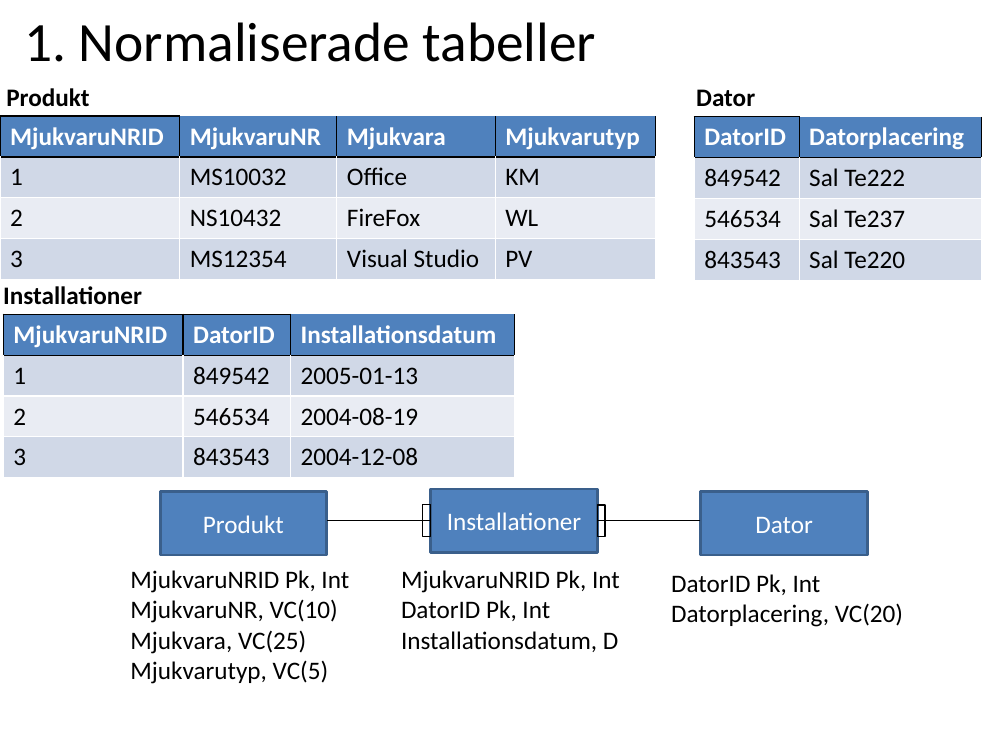
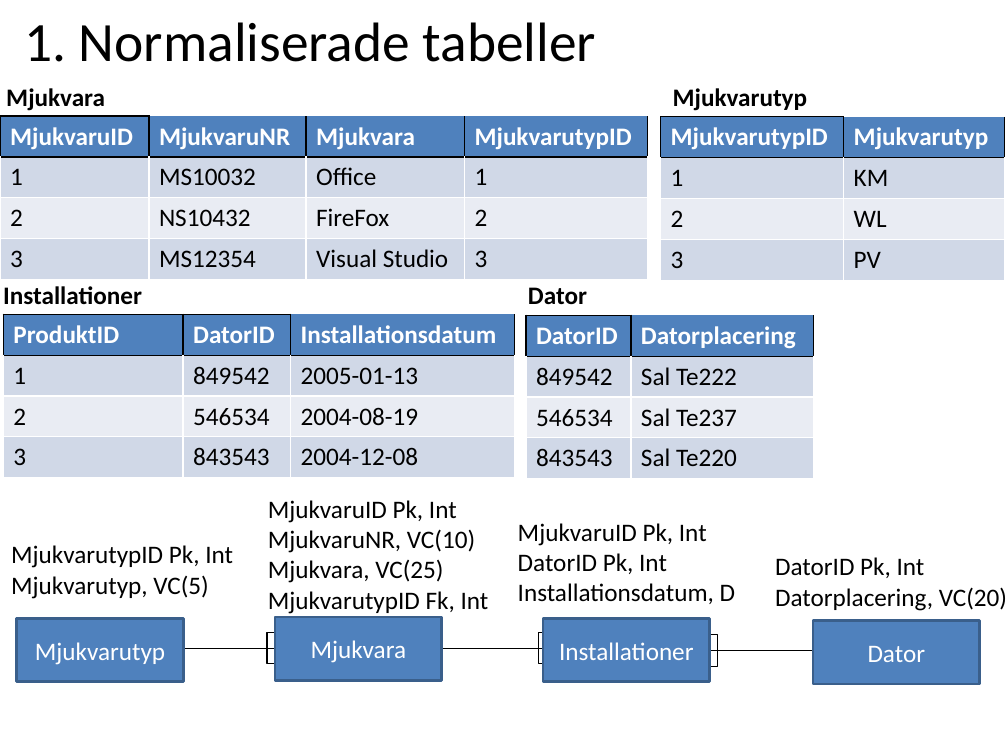
Before and after one commit to ed222an/Databasteknik, a slide deck: slide 3 of Labb 2/Laboration2.pptx. Drawn at 1008x756 pixels with LibreOffice and Linux fonts; fonts in the diff are those of the drawing. Boxes give left, top, right and bottom in pixels: in the first picture for what was removed or moved away, otherwise in the second. Text is boxed around its words. In the diff, an @@ line names an element or a change of style, - is before the commit and + after.

```diff
--- a/Labb 2/Laboration2.pptx
+++ b/Labb 2/Laboration2.pptx
@@ text at box(6, 88, 105, 111): text changed @@
-Produkt
+Mjukvara
@@ text added at box(673, 88, 808, 111), 18 pt, text #000000, bold @@
+Mjukvarutyp
@@ table at box(0, 116, 648, 279) @@
-row 1, column 1: MjukvaruNRID
+row 1, column 1: MjukvaruID
-row 1, column 4: Mjukvarutyp
+row 1, column 4: MjukvarutypID
-row 2, column 4: KM
+row 2, column 4: 1
-row 3, column 4: WL
+row 3, column 4: 2
-row 4, column 4: PV
+row 4, column 4: 3
@@ table: place and size @@
-table at box(0, 116, 655, 279)
+table at box(0, 116, 648, 279)
@@ table added at box(660, 117, 1004, 280), 4 rows, 2 columns @@
+MjukvarutypID | Mjukvarutyp
+1 | KM
+2 | WL
+3 | PV
@@ text "Dator": place and size @@
-text "Dator" at box(696, 89, 755, 107)
+text "Dator" at box(528, 287, 587, 305)
@@ table at box(3, 314, 514, 478) @@
-row 1, column 1: MjukvaruNRID
+row 1, column 1: ProduktID
@@ table: place and size @@
-table at box(695, 117, 982, 280)
+table at box(526, 316, 813, 479)
@@ rectangle removed at box(160, 492, 327, 555) @@
-Produkt
@@ text "MjukvaruID Pk, Int": place and size @@
-text "MjukvaruID Pk, Int" at box(130, 570, 349, 684)
+text "MjukvaruID Pk, Int" at box(268, 500, 489, 614)
@@ text at box(268, 500, 457, 523): text changed @@
-MjukvaruNRID Pk, Int
+MjukvaruID Pk, Int
@@ text "MjukvaruID Pk, Int": place and size @@
-text "MjukvaruID Pk, Int" at box(401, 570, 620, 652)
+text "MjukvaruID Pk, Int" at box(518, 523, 735, 604)
@@ text at box(518, 523, 707, 546): text changed @@
-MjukvaruNRID Pk, Int
+MjukvaruID Pk, Int
@@ text added at box(11, 545, 233, 599), 18 pt, text #000000 @@
+MjukvarutypID Pk, Int
+Mjukvarutyp, VC(5)
@@ text "DatorID Pk, Int": place and size @@
-text "DatorID Pk, Int" at box(671, 574, 903, 627)
+text "DatorID Pk, Int" at box(775, 557, 1007, 611)
@@ text at box(268, 591, 489, 614): text changed @@
-Mjukvarutyp, VC(5)
+MjukvarutypID Fk, Int
@@ rectangle added at box(17, 618, 183, 681), fill #4F81BD, outline #3A5F8C 2 pt, 18 pt, text #FFFFFF @@
+Mjukvarutyp
@@ rectangle added at box(275, 617, 442, 680), fill #4F81BD, outline #3A5F8C 2 pt, 18 pt, text #FFFFFF @@
+Mjukvara
@@ 2 rectangles, 1 line: place and size @@
-2 rectangles, 1 line at box(430, 489, 701, 552)
+2 rectangles, 1 line at box(543, 618, 813, 681)
@@ rectangle "Dator": place and size @@
-rectangle "Dator" at box(701, 492, 867, 555)
+rectangle "Dator" at box(813, 621, 980, 684)
@@ line added from (160, 648) to (276, 648), #000000 0.75 pt @@
@@ rectangle added at box(267, 632, 276, 664), outline #000000 0.75 pt @@
@@ line moved from (328, 521) - (430, 521) to (443, 648) - (546, 648) @@
@@ rectangle: place and size @@
-rectangle at box(422, 505, 430, 537)
+rectangle at box(538, 632, 546, 664)
```
Also in this commit, not shown: 6 other slides changed, 1 slide added.
